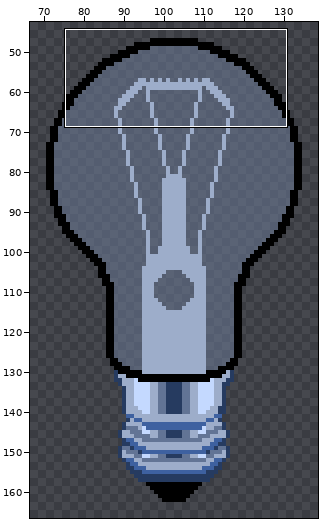
Two versions of one pixel-art file, perceptron_and_gate/animations/light_bulb.aseprite. Above: a wide view before the commit, with the close-up outlined.
Close-up. As it was:
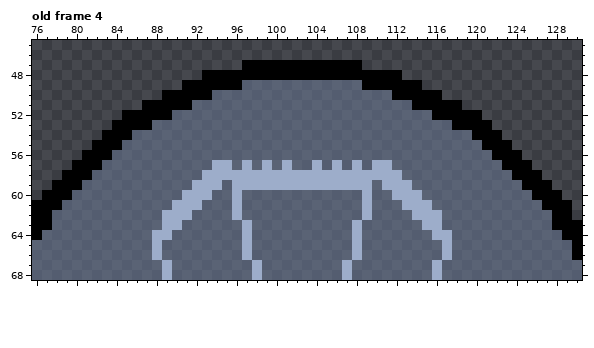
200x200 pixels, 17 frames. Colours within 5 levels of each other are drawn and written as one. Shown: old frame 4: x 76..130, y 45..68. The wide view leaves out empty margins. The commit also changed other frames or places, which this record leaves out.
And afterwards:
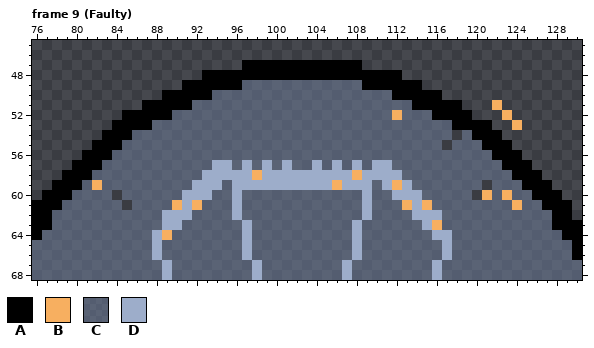
Palette (. is transparent): A #000000  B #f7af60  C #6d7e9c81  D #9dadca
A new or re-ordered frame is compared with the old frame closest to it.
Message: Add fault lightbulb animation This animation is for when the light bulb doesn't turn on
Changes in this commit:
frames 17 -> 22
--- frame 9 (Faulty) is new; against old frame 4
@@ x 76..130 @@
 50 .............AAAAACCCCCCCCCCCCCCCCCCAAAAA..............
-51 ...........AAAAACCCCCCCCCCCCCCCCCCCCCCAAAAA............
-52 .........AAAAACCCCCCCCCCCCCCCCCCCCCCCCCCAAAAA..........
-53 ........AAAACCCCCCCCCCCCCCCCCCCCCCCCCCCCCCAAAA.........
-54 .......AAACCCCCCCCCCCCCCCCCCCCCCCCCCCCCCCCCCAAA........
-55 ......AAACCCCCCCCCCCCCCCCCCCCCCCCCCCCCCCCCCCCAAA.......
+51 ...........AAAAACCCCCCCCCCCCCCCCCCCCCCAAAAA...B........
+52 .........AAAAACCCCCCCCCCCCCCCCCCCCCCBCCCAAAA...B.......
+53 ........AAAACCCCCCCCCCCCCCCCCCCCCCCCCCCCCCAAAA..B......
+54 .......AAACCCCCCCCCCCCCCCCCCCCCCCCCCCCCCCC.CAAA........
+55 ......AAACCCCCCCCCCCCCCCCCCCCCCCCCCCCCCCC.CCCAAA.......
 56 .....AAACCCCCCCCCCCCCCCCCCCCCCCCCCCCCCCCCCCCCCAAA......
 57 ....AAACCCCCCCCCCCDDCDCDCDCCDCDCDCDDCCCCCCCCCCCAAA.....
-58 ...AAACCCCCCCCCCCDDDDDDDDDDDDDDDDDDDDCCCCCCCCCCCAAA....
-59 ..AAACCCCCCCCCCCDDDCDDDDDDDDDDDDDDCDDDCCCCCCCCCCCAAA...
-60 .AAACCCCCCCCCCCDDDCCDCCCCCCCCCCCCDCCDDDCCCCCCCCCCCAAA..
-61 AAACCCCCCCCCCCDDDCCCDCCCCCCCCCCCCDCCCDDDCCCCCCCCCCCAAA.
+58 ...AAACCCCCCCCCCCDDDDDBDDDDDDDDDBDDDDCCCCCCCCCCCAAA....
+59 ..AAACBCCCCCCCCCDDDCDDDDDDDDDDBDDDCDBDCCCCCCC.CCCAAA...
+60 .AAACCCC.CCCCCCDDDCCDCCCCCCCCCCCCDCCDDDCCCCC.BCBCCAAA..
+61 AAACCCCCC.CCCCBDBCCCDCCCCCCCCCCCCDCCCBDBCCCCCCCCBCCAAA.
 62 AACCCCCCCCCCCDDDCCCCDCCCCCCCCCCCCDCCCCDDDCCCCCCCCCCCAA.
-63 AACCCCCCCCCCCDDCCCCCCDCCCCCCCCCCDCCCCCCDDCCCCCCCCCCCAAA
-64 ACCCCCCCCCCCDDCCCCCCCDCCCCCCCCCCDCCCCCCCDDCCCCCCCCCCCAA
+63 AACCCCCCCCCCCDDCCCCCCDCCCCCCCCCCDCCCCCCDBCCCCCCCCCCCAAA
+64 ACCCCCCCCCCCDBCCCCCCCDCCCCCCCCCCDCCCCCCCDDCCCCCCCCCCCAA
 65 CCCCCCCCCCCCDCCCCCCCCDCCCCCCCCCCDCCCCCCCCDCCCCCCCCCCCCA
